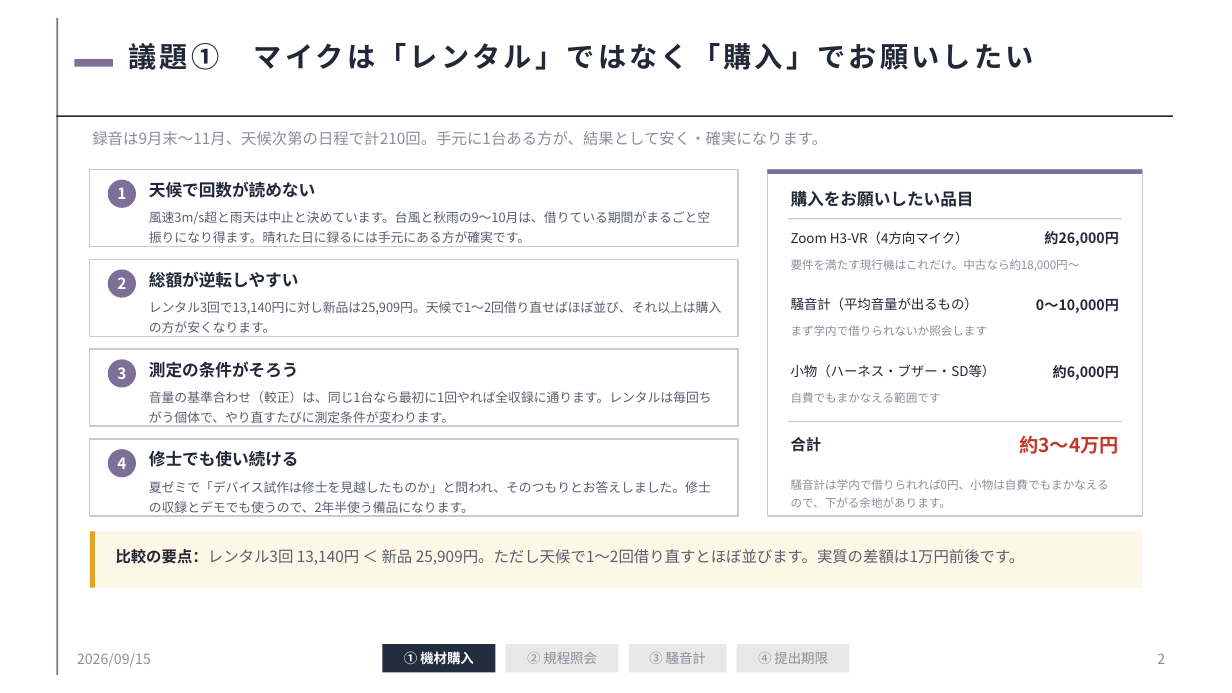
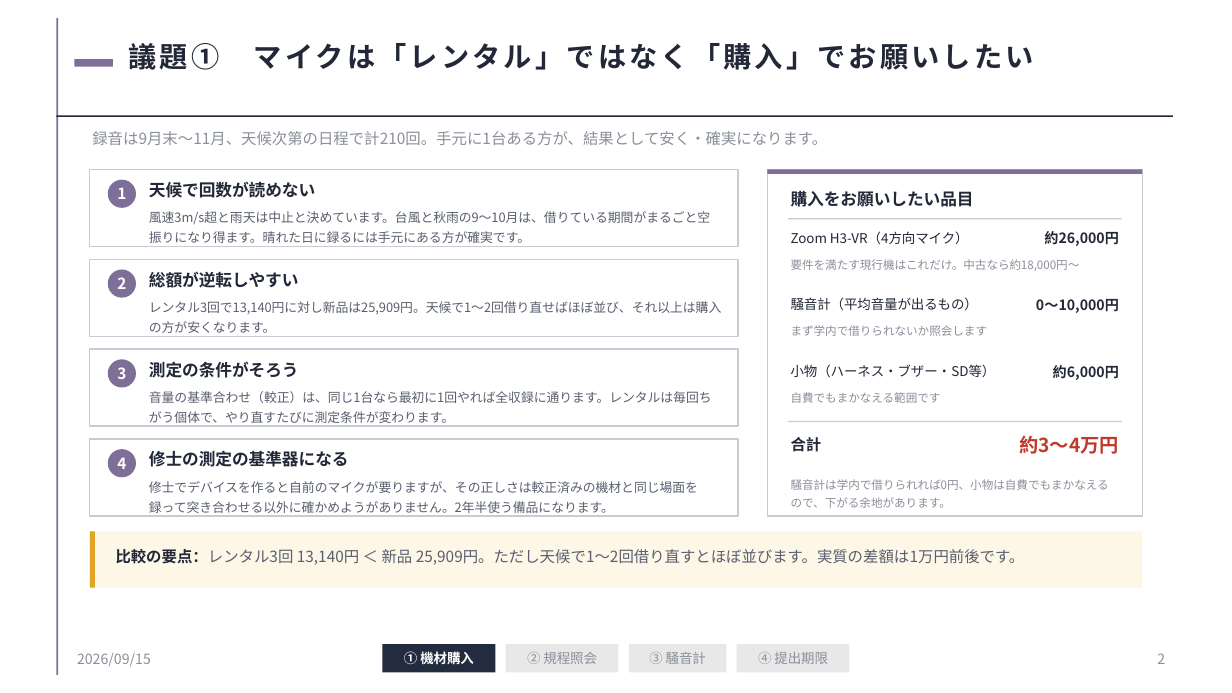
Before and after one commit to Noosdoo/Research, a slide deck: slide 2 of outdoor_seld_e2e/md/seminar/相談会スライド_機材購入_2026-09-15.pptx. Drawn at 1232x693 pixels with LibreOffice and Linux fonts; fonts in the diff are those of the drawing. Boxes give left, top, right and bottom in pixels: in the first picture for what was removed or moved away, otherwise in the second. Text is boxed around its words. In the diff, an @@ line names an element or a change of style, - is before the commit and + after.

```diff
--- a/outdoor_seld_e2e/md/seminar/相談会スライド_機材購入_2026-09-15.pptx
+++ b/outdoor_seld_e2e/md/seminar/相談会スライド_機材購入_2026-09-15.pptx
@@ text at (149, 450, 349, 467): text changed @@
-修士でも使い続ける
+修士の測定の基準器になる
@@ text at (149, 481, 698, 516): text changed @@
-夏ゼミで「デバイス試作は修士を見越したものか」と問われ、そのつもりとお答えしました。修士の収録とデモでも使うので、2年半使う備品になります。
+修士でデバイスを作ると自前のマイクが要りますが、その正しさは較正済みの機材と同じ場面を録って突き合わせる以外に確かめようがありません。2年半使う備品になります。
```
Also in this commit, not shown: 6 other files.
